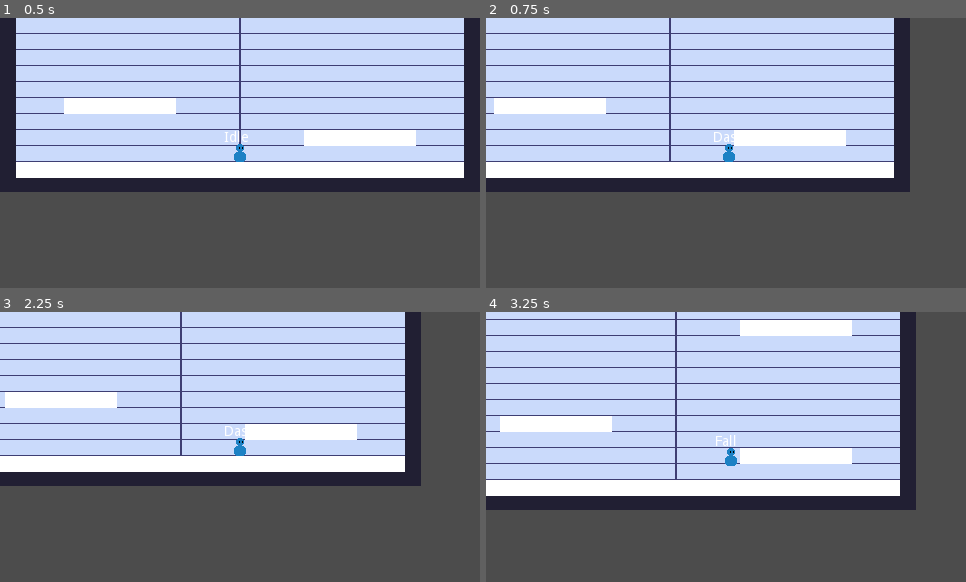
Above: before the commit, frames 1-4 (two rows, left to right).
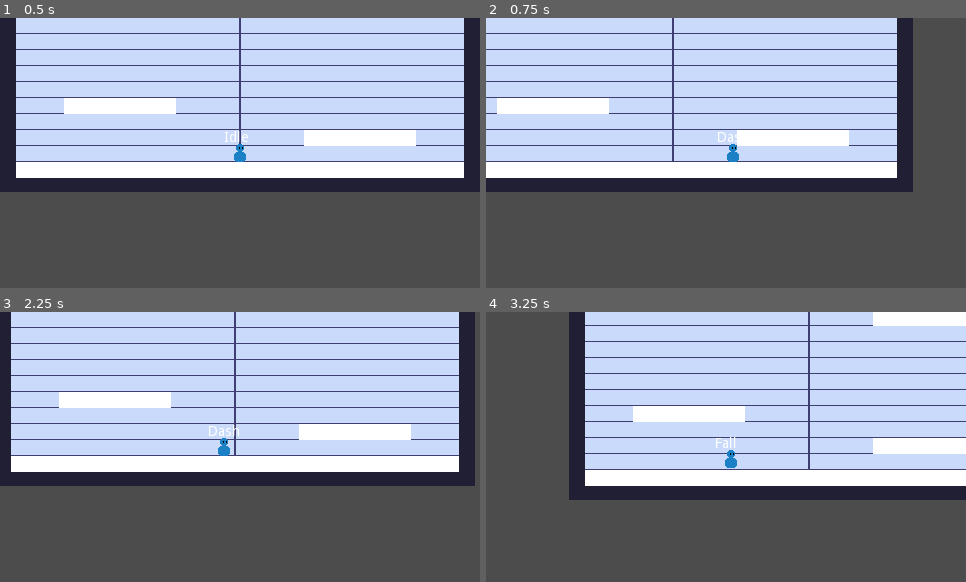
Above: after the commit, the same moments.

Repository: VuurMos/godot-3.5-platformer-character-controller
Game: Godot game, scene res://Game.tscn
Two runs of this game, one before a commit and one after it. Both use one fixed random seed, a clock stepped at 60 frames per second and the inputs below.
Inputs:
- Up to frame 1 (0.5 s): no input
- Up to frame 2 (0.75 s): hold Right (right) from 0.53 s (still down); hold X (dash) from 0.53 s (still down)
- Up to frame 3 (2.25 s): tap C (jump) at 0.77, 1.52 s; release X (dash) at 1.28 s; tap X (dash) at 1.35 s; release Right (right) at 2.03 s; hold Left (left) from 2.03 s (still down); hold X (dash) from 2.03 s (still down)
- Up to frame 4 (3.25 s): release Left (left) at 2.78 s; release X (dash) at 2.78 s; hold Right (right) from 2.78 s (still down); tap X (dash) at 2.85 s; tap C (jump) at 3.02 s

Frame 1 is identical in both runs. In frame 2, 1.5% of the frame differs, in the area x 1-89%, y 0-65%; in frame 3, 14%; in frame 4, 42%, in the area x 0-100%, y 0-74%.

Commit message:
Only horizontal input allowed for dash

Diff:
--- a/platformer-controller/player/platform-controller.gd
+++ b/platformer-controller/player/platform-controller.gd
@@ -73,14 +73,15 @@
 
 
 func add_dash_velocity(_dash_direction, _dash_velocity):
-	if _dash_direction == Vector2.ZERO:
+	if input_direction.x > 0:
+		velocity.x = dash_strength * _dash_velocity * 1
+	elif input_direction.x < 0:
+		velocity.x = dash_strength * _dash_velocity * -1
+	else:
 		if _facing_right:
 			velocity.x = dash_strength * _dash_velocity * 1
 		else:
 			velocity.x = dash_strength * _dash_velocity * -1
-	else:
-		velocity.x = dash_strength * _dash_velocity * _dash_direction.x
-		velocity.y = dash_strength * _dash_velocity * _dash_direction.y
 
 
 func apply_friction():
--- a/platformer-controller/player/player-state-machine/player-states/player-dash-state.gd
+++ b/platformer-controller/player/player-state-machine/player-states/player-dash-state.gd
@@ -4,6 +4,7 @@
 var dash_direction := Vector2.ZERO
 var current_dash_time := 0.0
 var dash_duration := 0.2
+var minimum_dash_duration := 0.1
 
 func enter(msg := {}) -> void:
 	player.velocity.y = 0.0
@@ -12,10 +13,12 @@
 	current_dash_time = 0.0
 
 func physics_update(delta: float) -> void:
-	if player.dash_input:
+	var dash_progress = current_dash_time / dash_duration
+
+	if player.dash_input or dash_progress < minimum_dash_duration:
 		current_dash_time += delta
 
-		var dash_progress = current_dash_time / dash_duration
+
 		var dash_velocity = 1 - pow(2, -10 * dash_progress)
 
 		player.add_dash_velocity(dash_direction, dash_velocity)
--- a/platformer-controller/player/player-state-machine/player-states/player-state.gd
+++ b/platformer-controller/player/player-state-machine/player-states/player-state.gd
@@ -34,6 +34,8 @@
 
 func update(_delta: float) -> void:
 	player.input_direction = _get_input_direction()
+	print(player.velocity.x)
+	print(state_machine.state)
 
 
 func physics_update(_delta: float) -> void:
